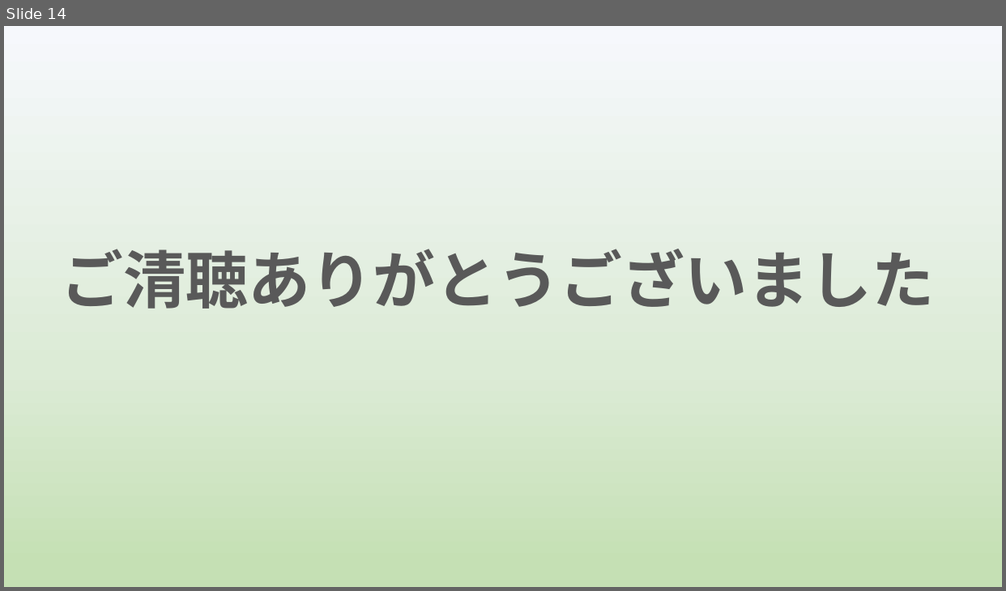
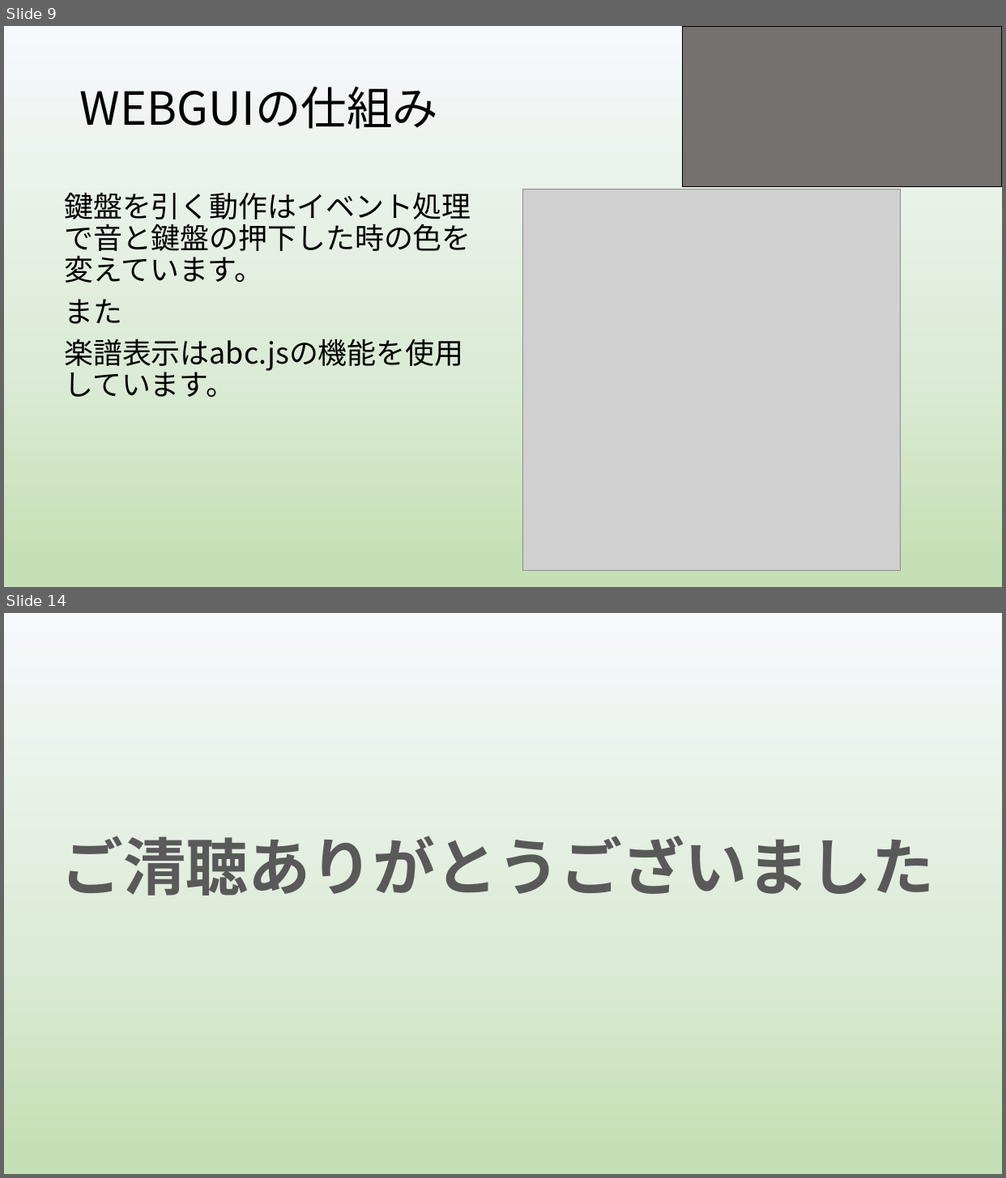
Before and after one commit to yoshitake266/bitComposer_prj, a slide deck: presentation/graduation/bit Composer3 .pptx. Shown one above the other, each under a label of ours: slide 14 before the commit, slides 9 and 14 after it; the slides between them are not shown. The pictures are 1006x591 and 1006x1178 pixels, drawn with LibreOffice and Linux fonts; fonts in the diff are those of the drawing; grey boxes stand for pictures. Boxes give left, top, right and bottom in pixels: in the first picture for what was removed or moved away, otherwise in the second. Text is boxed around its words. In the diff, an @@ line names an element or a change of style, - is before the commit and + after.

```diff
--- a/presentation/graduation/bit Composer3 .pptx
+++ b/presentation/graduation/bit Composer3 .pptx
@@ slide 9 added at (x1=4, y1=26, x2=1002, y2=587), background gradient #F6F8FC to #DCEBD6 to #C5E0B4 @@
@@ rectangle added at (x1=682, y1=26, x2=1002, y2=187), fill #767171, outline #000000 1 pt @@
@@ title added at (x1=80, y1=86, x2=438, y2=129), 44 pt, text #000000 @@
+WEBGUIの仕組み
@@ text added at (x1=64, y1=192, x2=471, y2=397), 28 pt, text #000000 @@
+鍵盤を引く動作はイベント処理で音と鍵盤の押下した時の色を変えています。
+また
+楽譜表示はabc.jsの機能を使用しています。
@@ picture added at (x1=522, y1=189, x2=901, y2=571) @@
```
Also in this commit, not shown: 11 slides changed, 1 other slide added, 1 slide removed.
